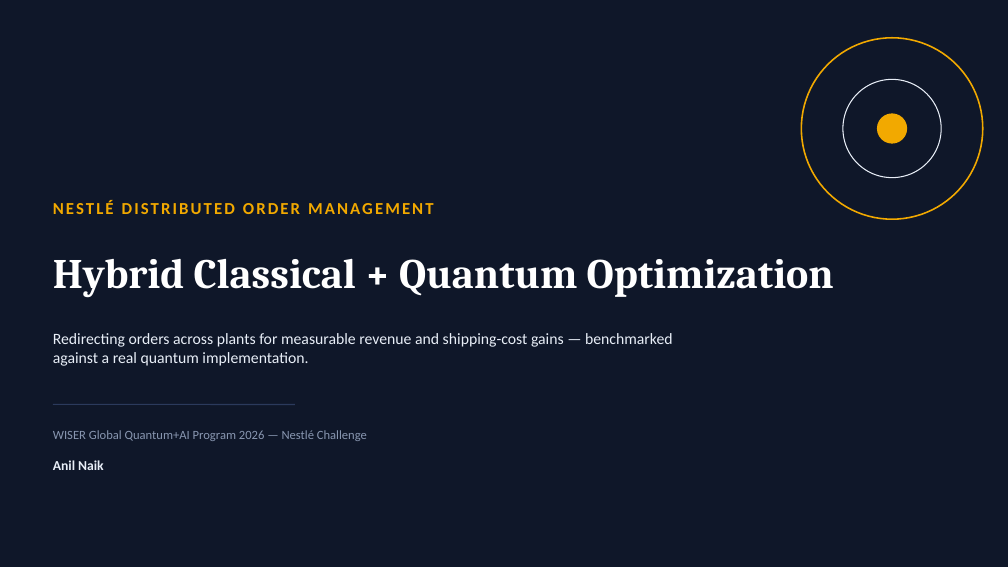
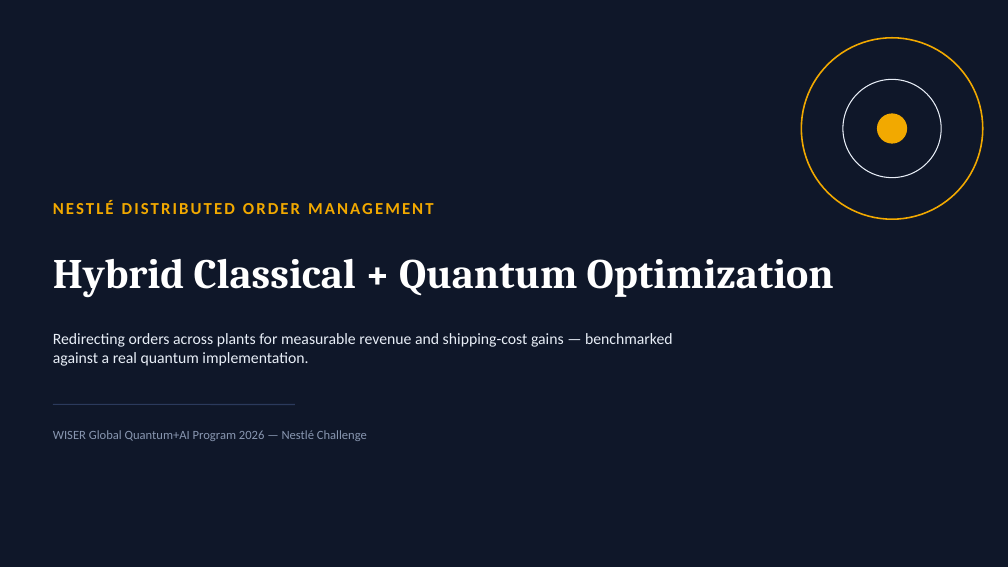
Before and after one commit to Sakethram2005/Nestle-DOM-Optimization, a slide deck: slide 1 of Nestle_DOM_Presentation.pptx. Drawn at 1008x567 pixels with LibreOffice and Linux fonts; fonts in the diff are those of the drawing. Boxes give left, top, right and bottom in pixels: in the first picture for what was removed or moved away, otherwise in the second. Text is boxed around its words. In the diff, an @@ line names an element or a change of style, - is before the commit and + after.

```diff
--- a/Nestle_DOM_Presentation.pptx
+++ b/Nestle_DOM_Presentation.pptx
@@ text removed at [53, 460, 104, 470] @@
-Anil Naik
```
Also in this commit, not shown: 3 other slides changed, 3 slides added, 1 other file.
